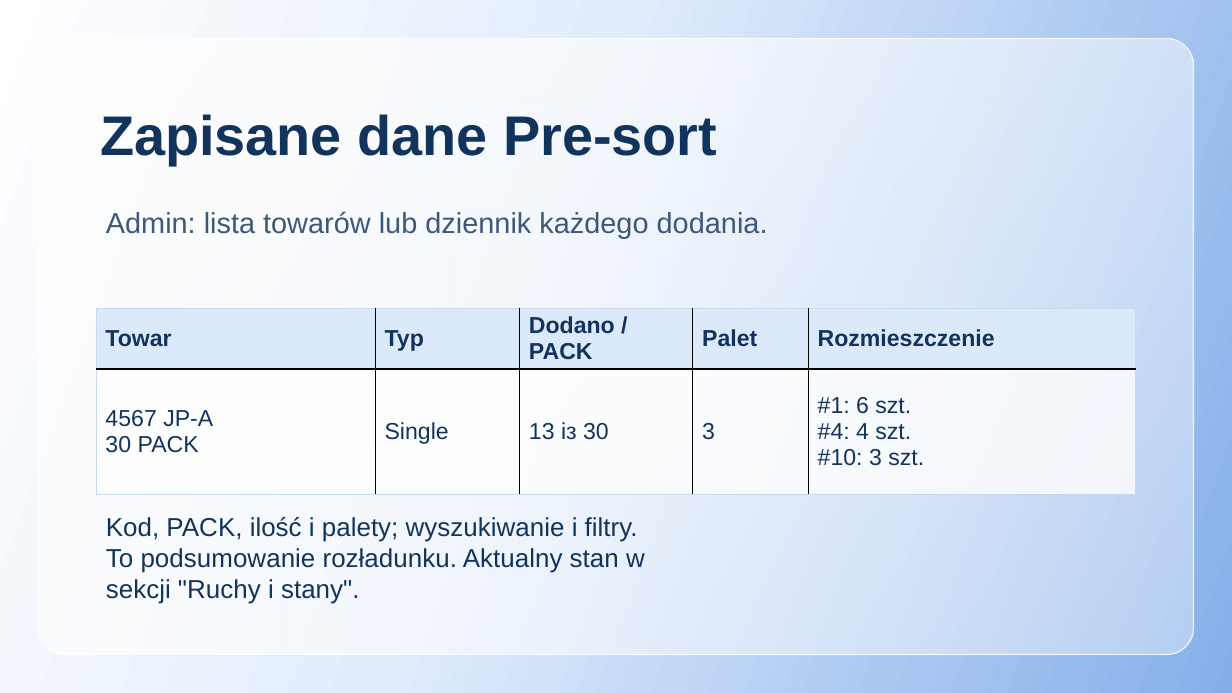
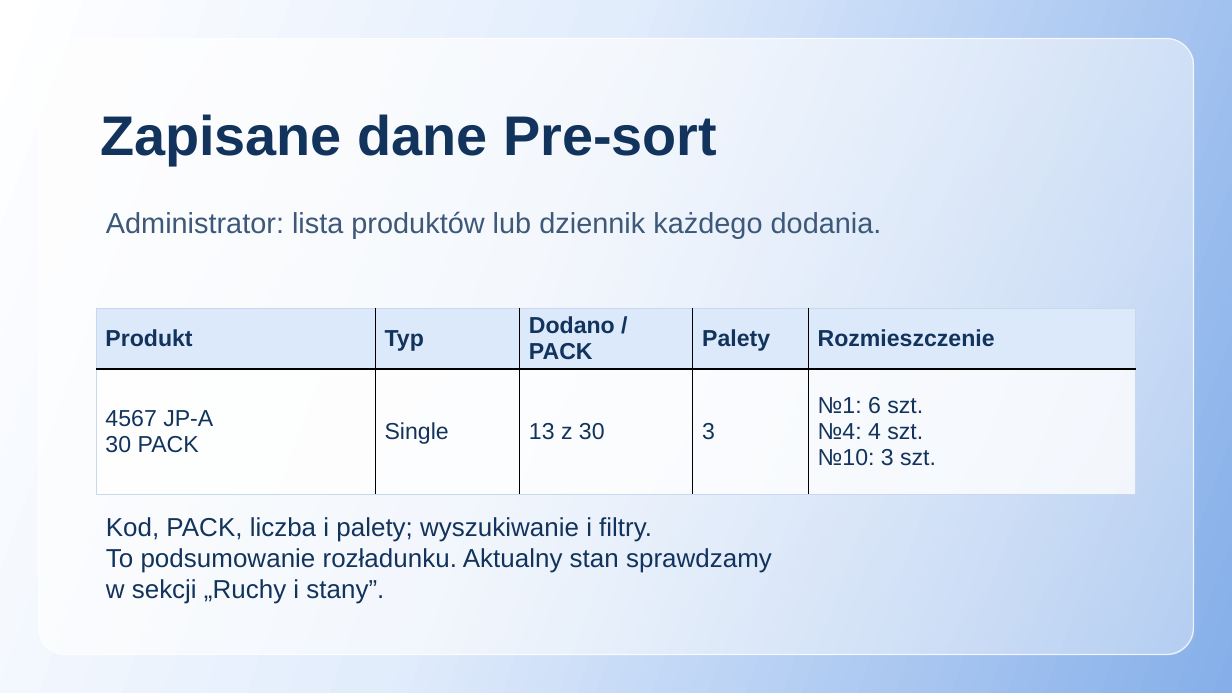
Before and after one commit to Van1shjod/warehouse_sort, a slide deck: slide 15 of presentation-pl.pptx. Drawn at 1232x693 pixels with LibreOffice and Linux fonts; fonts in the diff are those of the drawing. Boxes give left, top, right and bottom in pixels: in the first picture for what was removed or moved away, otherwise in the second. Text is boxed around its words. In the diff, an @@ line names an element or a change of style, - is before the commit and + after.

```diff
--- a/presentation-pl.pptx
+++ b/presentation-pl.pptx
@@ text at box(106, 211, 882, 239): text changed @@
-Admin: lista towarów lub dziennik każdego dodania.
+Administrator: lista produktów lub dziennik każdego dodania.
@@ table at box(96, 308, 1136, 482) @@
-row 1, column 1: Towar
+row 1, column 1: Produkt
-row 1, column 4: Palet
+row 1, column 4: Palety
-row 2, column 3: 13 із 30
+row 2, column 3: 13 z 30
-row 2, column 5: #1: 6 szt. / #4: 4 szt. / #10: 3 szt.
+row 2, column 5: №1: 6 szt. / №4: 4 szt. / №10: 3 szt.
@@ text at box(106, 517, 772, 604): text changed @@
-Kod, PACK, ilość i palety; wyszukiwanie i filtry.
-To podsumowanie rozładunku. Aktualny stan w
-sekcji "Ruchy i stany".
+Kod, PACK, liczba i palety; wyszukiwanie i filtry.
+To podsumowanie rozładunku. Aktualny stan sprawdzamy
+w sekcji „Ruchy i stany”.
```
Also in this commit, not shown: 18 other slides changed, 3 other files.
